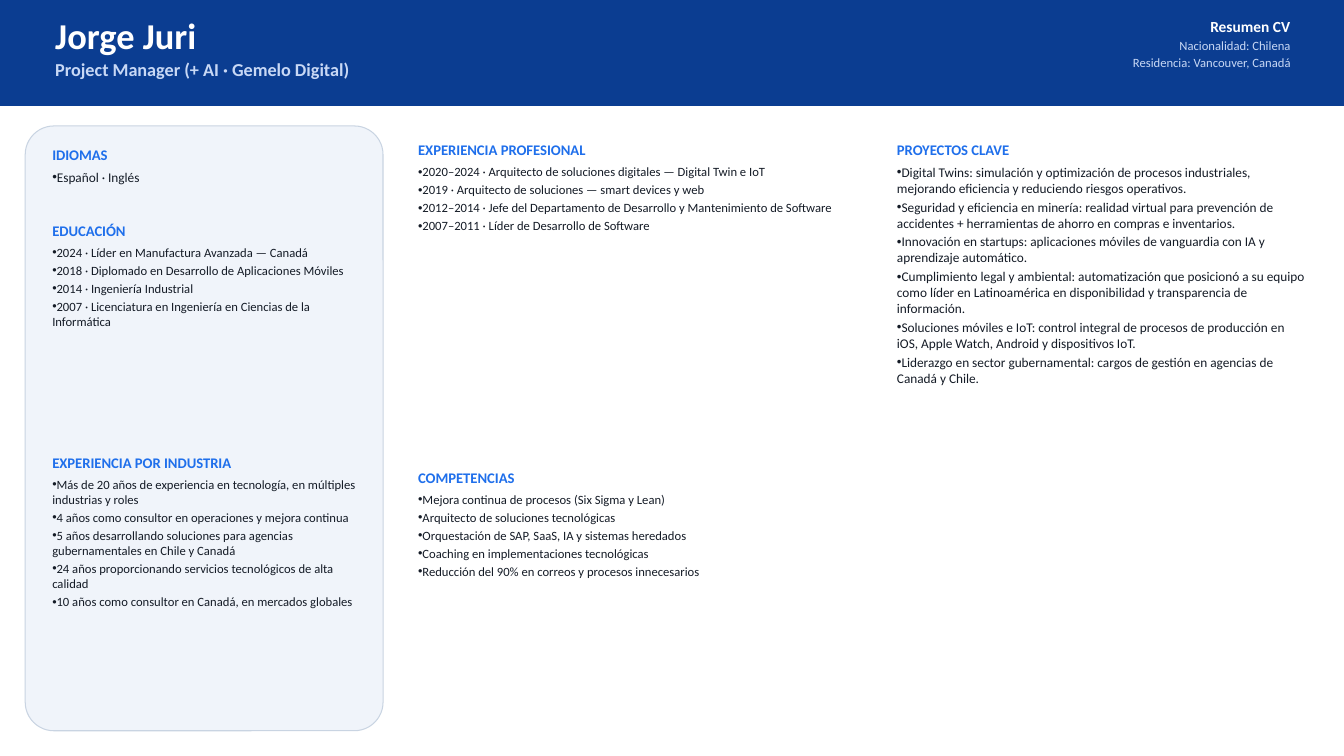
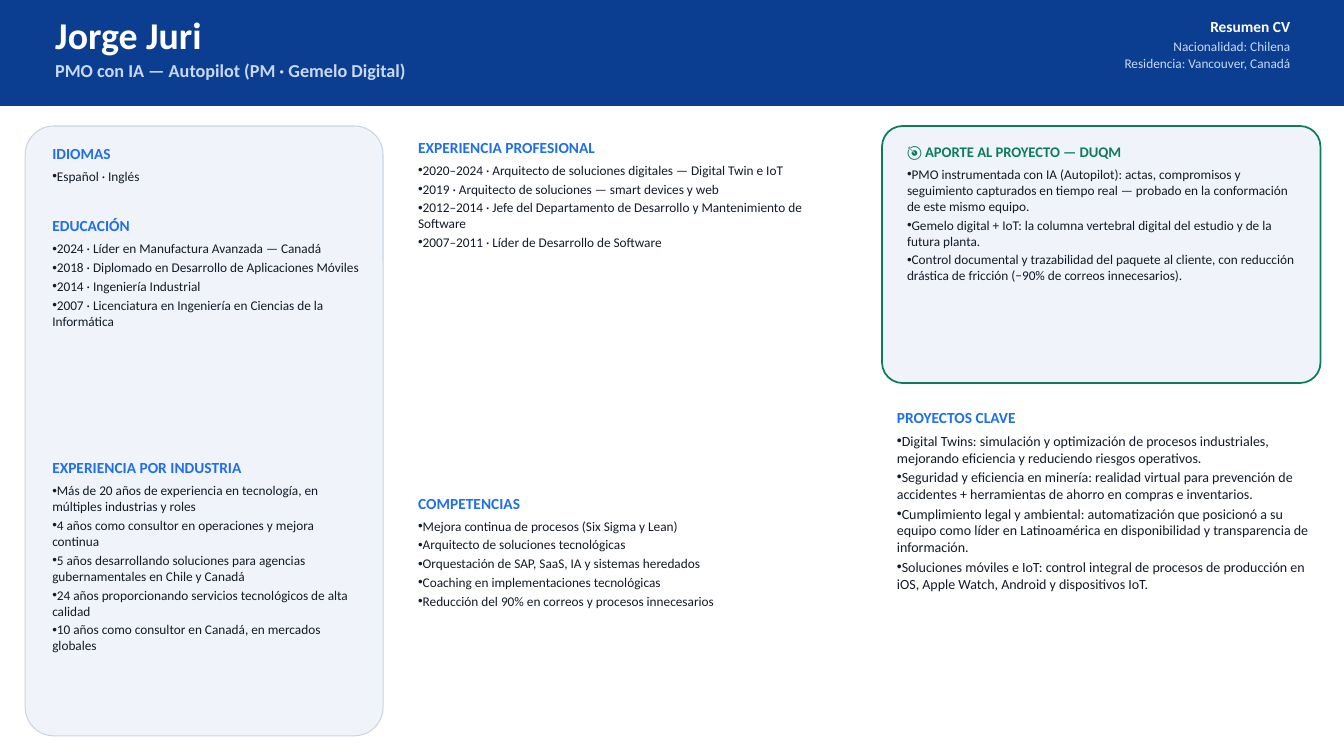
Before and after one commit to jjuri-socialmining/_DemoCustomerOps, a slide deck: slide 4 of web/og-b0d2f7a3-files/Sigma-Digital-Twins-Equipo-Duqm-ES.pptx. Drawn at 1344x756 pixels with LibreOffice and Linux fonts; fonts in the diff are those of the drawing. Boxes give left, top, right and bottom in pixels: in the first picture for what was removed or moved away, otherwise in the second. Text is boxed around its words. In the diff, an @@ line names an element or a change of style, - is before the commit and + after.

```diff
--- a/web/og-b0d2f7a3-files/Sigma-Digital-Twins-Equipo-Duqm-ES.pptx
+++ b/web/og-b0d2f7a3-files/Sigma-Digital-Twins-Equipo-Duqm-ES.pptx
@@ text at bbox=[55, 22, 201, 56]: size 26 to 27 pt in "Jorge Juri" @@
@@ text at bbox=[1125, 42, 1290, 70]: size 9 to 9.5 pt in "Nacionalidad: Chilena", "Residencia: Vancouver, Canadá" @@
@@ text at bbox=[55, 63, 405, 80]: text changed @@
-Project Manager (+ AI · Gemelo Digital)
+PMO con IA — Autopilot (PM · Gemelo Digital)
@@ rounded rectangle: place and size @@
-rounded rectangle at bbox=[25, 126, 383, 731]
+rounded rectangle at bbox=[25, 126, 383, 736]
@@ text at bbox=[52, 149, 110, 159]: size 10.5 to 11 pt in "IDIOMAS" @@
@@ text "EXPERIENCIA PROFESIONAL" at bbox=[418, 143, 802, 247]: size 10.5 to 11 pt in "EXPERIENCIA PROFESIONAL"; size 9 to 9.5 pt @@
@@ rounded rectangle added at bbox=[882, 126, 1321, 383], fill #F0F4FA, outline #0E7C5A 1.25 pt @@
@@ text added at bbox=[907, 147, 1294, 282], 9.5 pt, text #141B26 @@
+🎯 APORTE AL PROYECTO — DUQM
+• PMO instrumentada con IA (Autopilot): actas, compromisos y seguimiento capturados en tiempo real — probado en la conformación de este mismo equipo.
+• Gemelo digital + IoT: la columna vertebral digital del estudio y de la futura planta.
+• Control documental y trazabilidad del paquete al cliente, con reducción drástica de fricción (−90% de correos innecesarios).
@@ text "EDUCACIÓN" at bbox=[52, 218, 359, 326]: size 10.5 to 11 pt in "EDUCACIÓN"; size 9 to 9.5 pt @@
@@ text at bbox=[897, 236, 1265, 265]: paragraph removed @@
-• Innovación en startups: aplicaciones móviles de vanguardia con IA y aprendizaje automático.
@@ text at bbox=[897, 357, 1274, 385]: paragraph removed @@
-• Liderazgo en sector gubernamental: cargos de gestión en agencias de Canadá y Chile.
@@ text "PROYECTOS CLAVE": place and size @@
-text "PROYECTOS CLAVE" at bbox=[897, 145, 1305, 385]
+text "PROYECTOS CLAVE" at bbox=[897, 413, 1308, 592]
@@ text "PROYECTOS CLAVE" at bbox=[897, 413, 1308, 592]: size 10.5 to 11 pt in "PROYECTOS CLAVE"; size 9.5 to 10 pt @@
@@ text "EXPERIENCIA POR INDUSTRIA" at bbox=[52, 463, 348, 653]: size 10.5 to 11 pt in "EXPERIENCIA POR INDUSTRIA"; size 9 to 9.5 pt @@
@@ text "COMPETENCIAS": place and size @@
-text "COMPETENCIAS" at bbox=[418, 473, 699, 578]
+text "COMPETENCIAS" at bbox=[418, 499, 714, 608]
@@ text "COMPETENCIAS" at bbox=[418, 499, 714, 608]: size 10.5 to 11 pt in "COMPETENCIAS"; size 9 to 9.5 pt @@
```
Also in this commit, not shown: 9 other slides changed, 1 slide added, 2 other files.
